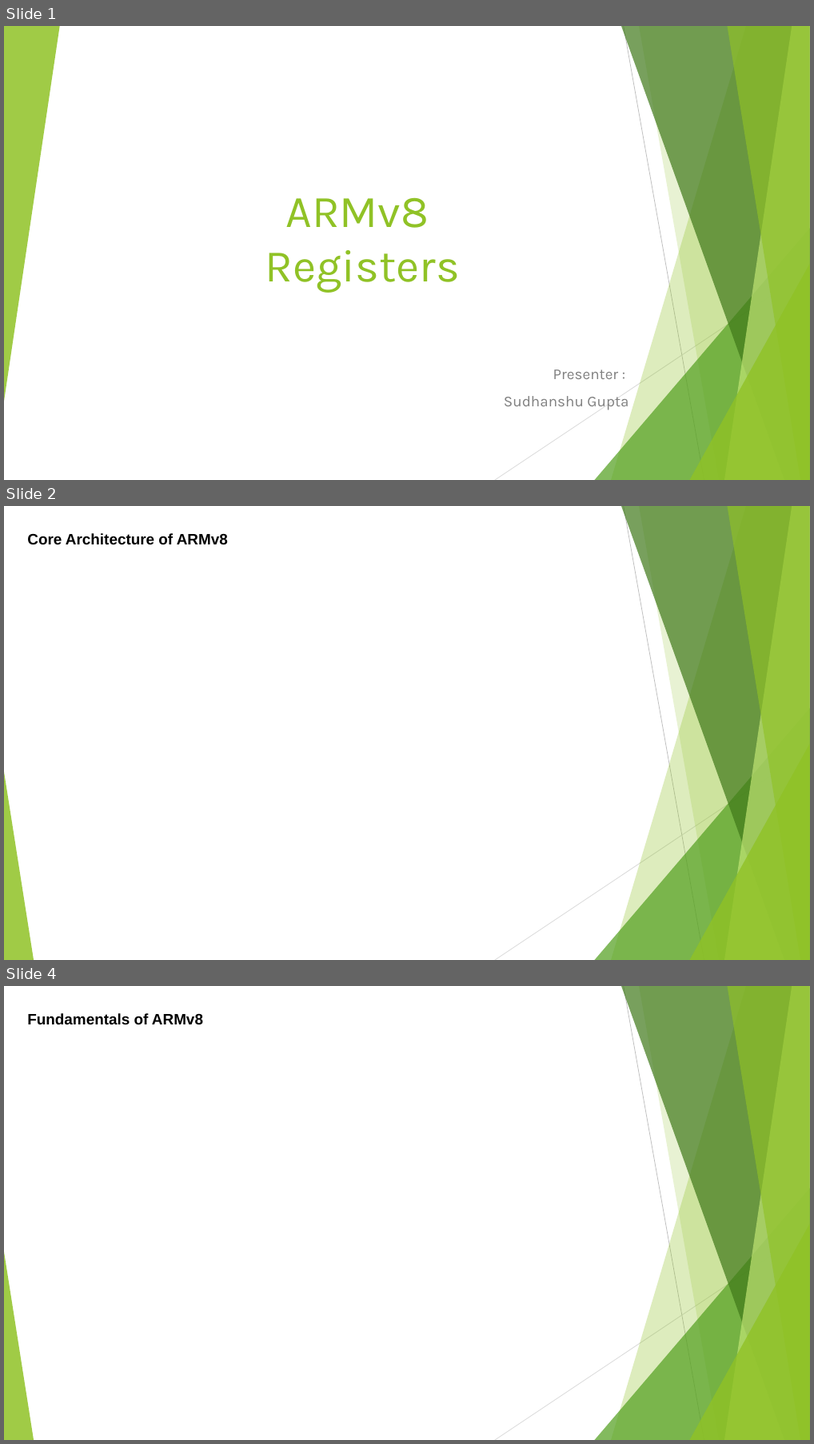
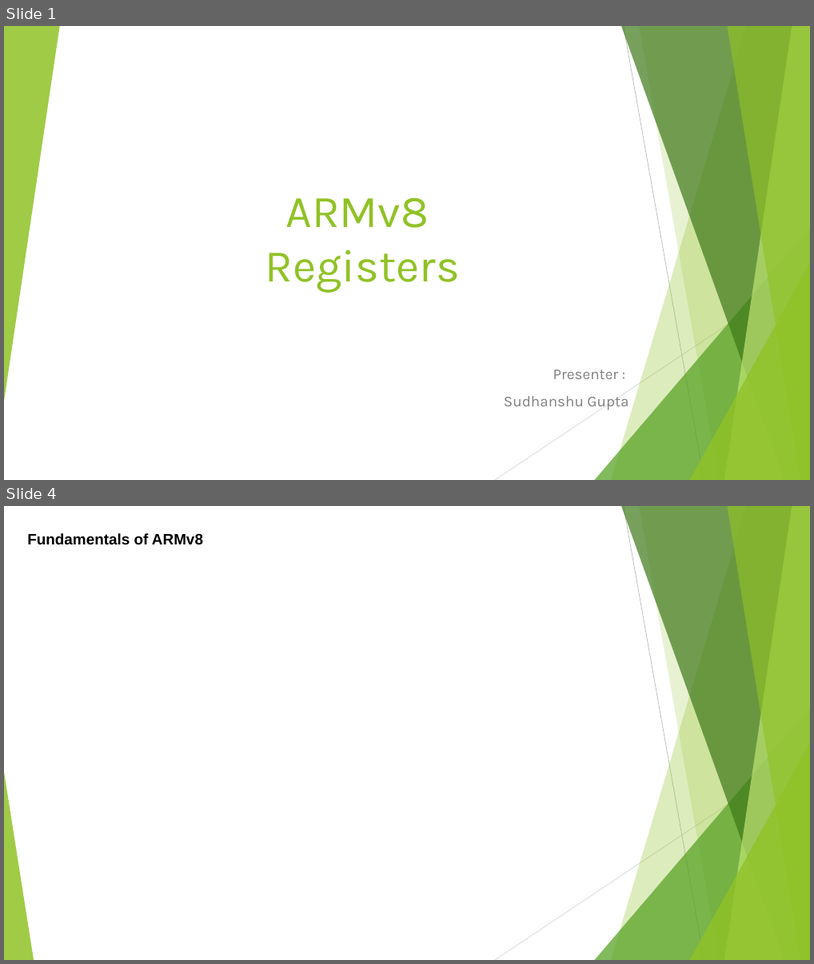
Before and after one commit to softwaresunleashed/ebook_writing, a slide deck: Presentations/ARM_PPTs/Ch4_ARMv8_Registers.pptx. Shown one above the other, each under a label of ours: slides 1, 2 and 4 before the commit, slides 1 and 4 after it; the slides between them are not shown. The pictures are 814x1444 and 814x964 pixels, drawn with LibreOffice and Linux fonts; fonts in the diff are those of the drawing. Boxes give left, top, right and bottom in pixels: in the first picture for what was removed or moved away, otherwise in the second. Text is boxed around its words. In the diff, an @@ line names an element or a change of style, - is before the commit and + after.

Commit message:
Ch4_ARMv8_Registers.pptx presentation started

```diff
--- a/Presentations/ARM_PPTs/Ch4_ARMv8_Registers.pptx
+++ b/Presentations/ARM_PPTs/Ch4_ARMv8_Registers.pptx
@@ slide 2 removed at (4,506,810,960), background #FFFFFF; not listed: 10 template elements that a slide beside it also shows @@
@@ text removed at (27,533,228,545) @@
-Core Architecture of ARMv8
```
Also in this commit, not shown: 2 slides added, 1 other slide removed.
